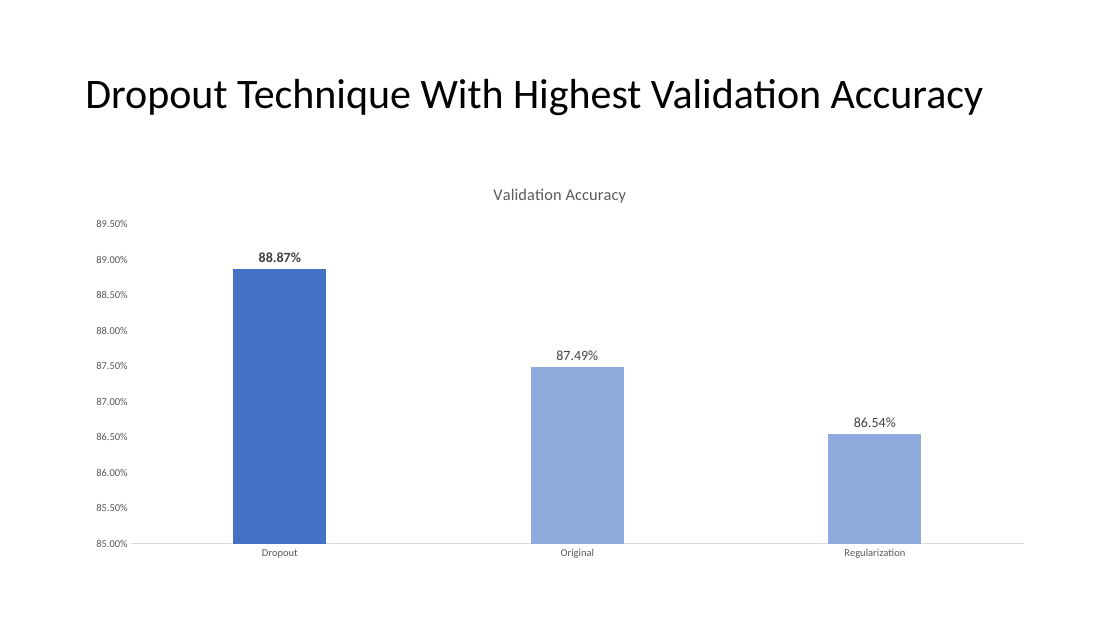
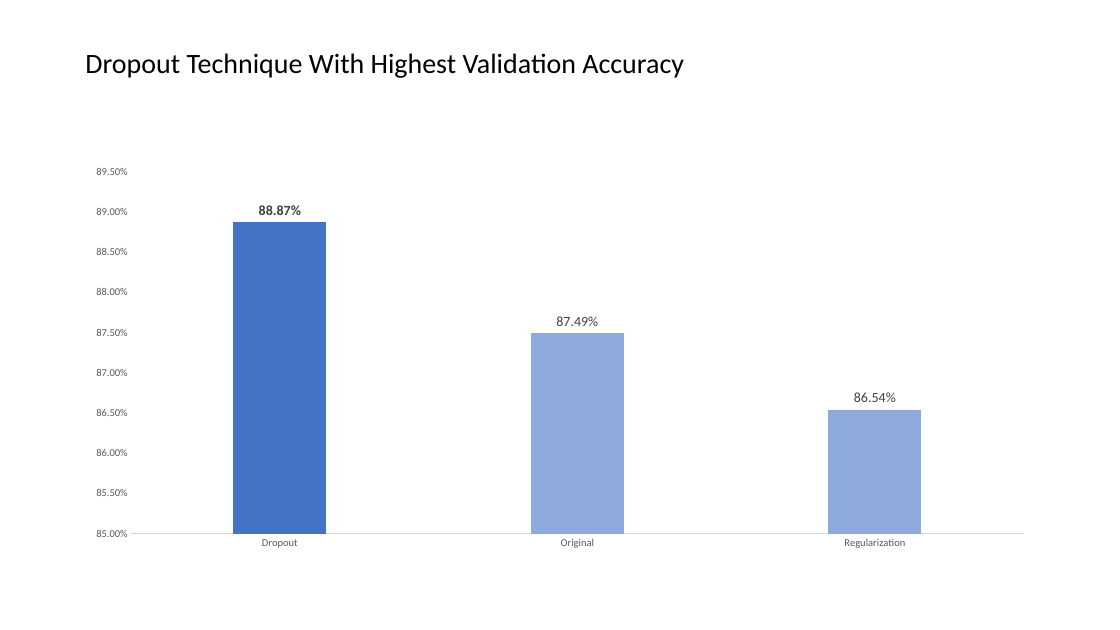
Before and after one commit to Sharmili26/Adv-Machine-Learning_Assign-1, a slide deck: slide 4 of Summary_IMDB Dataset.pptx. Drawn at 1120x630 pixels with LibreOffice and Linux fonts; fonts in the diff are those of the drawing. Boxes give left, top, right and bottom in pixels: in the first picture for what was removed or moved away, otherwise in the second. Text is boxed around its words. In the diff, an @@ line names an element or a change of style, - is before the commit and + after.

```diff
--- a/Summary_IMDB Dataset.pptx
+++ b/Summary_IMDB Dataset.pptx
@@ title "Dropout Technique With Highest Validation ...": place and size @@
-title "Dropout Technique With Highest Validation ..." at [85, 79, 983, 116]
+title "Dropout Technique With Highest Validation ..." at [85, 53, 684, 78]
@@ title "Dropout Technique With Highest Validation ..." at [85, 53, 684, 78]: size 36 to 24 pt @@
@@ column chart at [77, 157, 1044, 557] @@
@@ title "Validation Accuracy" removed @@
-Validation Accuracy: 0.8887, 0.8749, 0.8654
+Series 1: 0.8887, 0.8749, 0.8654
@@ column chart: place and size @@
-column chart at [77, 168, 1044, 568]
+column chart at [77, 157, 1044, 557]
```
Also in this commit, not shown: 1 other slide changed.
